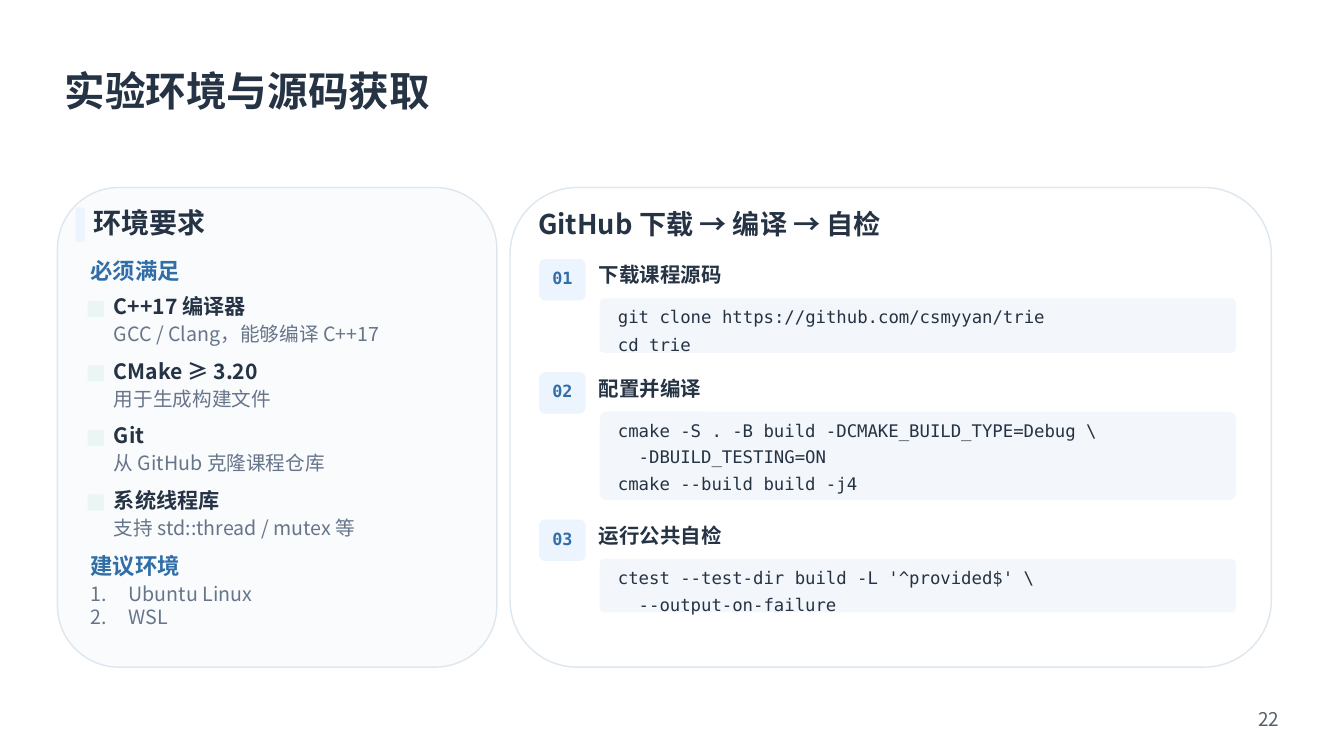
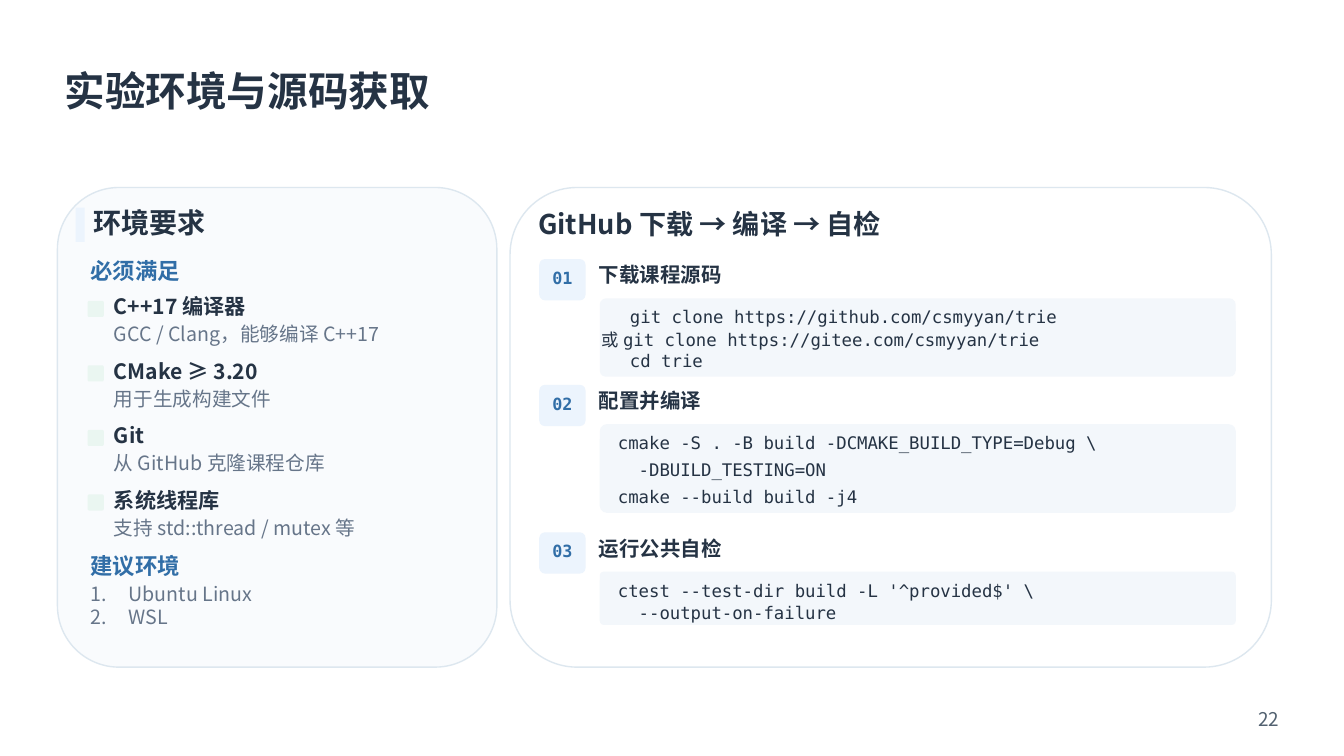
Before and after one commit to csmyyan/trie, a slide deck: slide 22 of CoW Trie 并发更新.pptx. Drawn at 1344x756 pixels with LibreOffice and Linux fonts; fonts in the diff are those of the drawing. Boxes give left, top, right and bottom in pixels: in the first picture for what was removed or moved away, otherwise in the second. Text is boxed around its words. In the diff, an @@ line names an element or a change of style, - is before the commit and + after.

Commit message:
Update concurrent Trie slides

```diff
--- a/CoW Trie 并发更新.pptx
+++ b/CoW Trie 并发更新.pptx
@@ rounded rectangle: place and size @@
-rounded rectangle at (600, 298, 1236, 353)
+rounded rectangle at (600, 298, 1236, 377)
@@ text "git clone https://github.com/csmyyan/trie": place and size @@
-text "git clone https://github.com/csmyyan/trie" at (618, 310, 1045, 327)
+text "git clone https://github.com/csmyyan/trie" at (630, 310, 1057, 327)
@@ text added at (602, 331, 1039, 350), 12.4 pt, text #253344 @@
+或 git clone https://gitee.com/csmyyan/trie
@@ text "cd trie": place and size @@
-text "cd trie" at (618, 338, 691, 352)
+text "cd trie" at (630, 354, 703, 368)
@@ 4 texts, 2 rounded rectangles: place and size @@
-4 texts, 2 rounded rectangles at (539, 372, 1236, 500)
+4 texts, 2 rounded rectangles at (539, 385, 1236, 513)
@@ 4 texts, 2 rounded rectangles: place and size @@
-4 texts, 2 rounded rectangles at (539, 450, 1236, 613)
+4 texts, 2 rounded rectangles at (539, 463, 1236, 625)
@@ text "--output-on-failure": place and size @@
-text "--output-on-failure" at (639, 598, 837, 615)
+text "--output-on-failure" at (639, 605, 837, 623)
```
